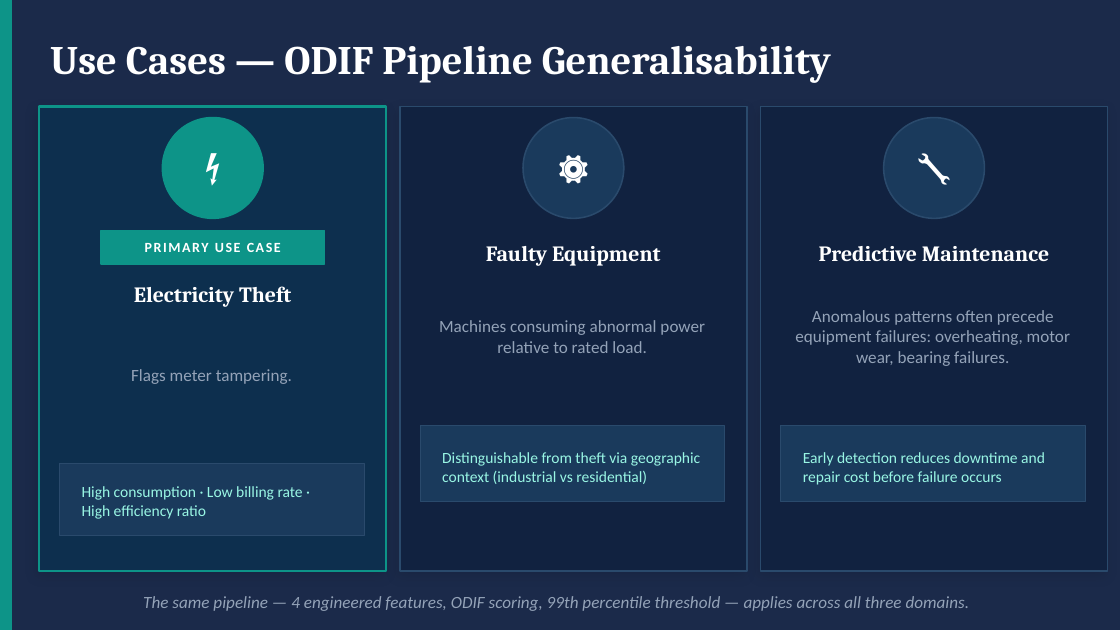
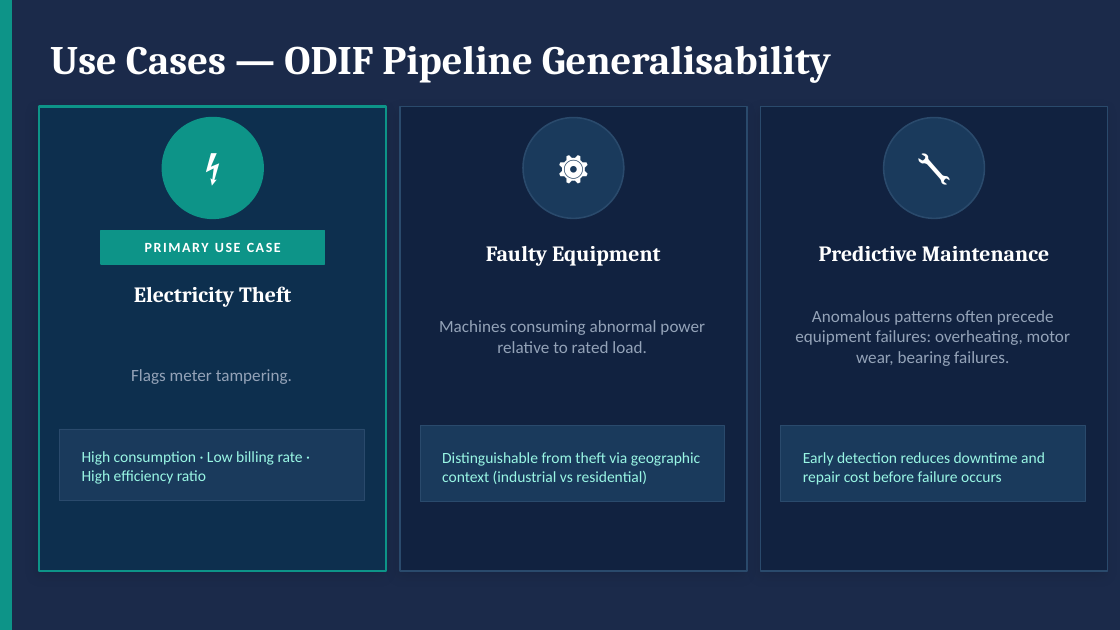
Before and after one commit to amanj4/aman-training-modules, a slide deck: slide 27 of Summary/training_review.pptx (slide 24 before the commit). Drawn at 1120x630 pixels with LibreOffice and Linux fonts; fonts in the diff are those of the drawing. Boxes give left, top, right and bottom in pixels: in the first picture for what was removed or moved away, otherwise in the second. Text is boxed around its words. In the diff, an @@ line names an element or a change of style, - is before the commit and + after.

```diff
--- a/Summary/training_review.pptx
+++ b/Summary/training_review.pptx
@@ rectangle: place and size @@
-rectangle at <box>59,464,364,535</box>
+rectangle at <box>59,429,364,501</box>
@@ text "High consumption · Low billing ...": place and size @@
-text "High consumption · Low billing ..." at <box>82,486,303,519</box>
+text "High consumption · Low billing ..." at <box>82,451,303,484</box>
@@ text removed at <box>143,596,970,611</box> @@
-The same pipeline — 4 engineered features, ODIF scoring, 99th percentile threshold — applies across all three domains.
```
Also in this commit, not shown: 15 other slides changed, 6 slides added, 3 slides removed, 1 other file.
